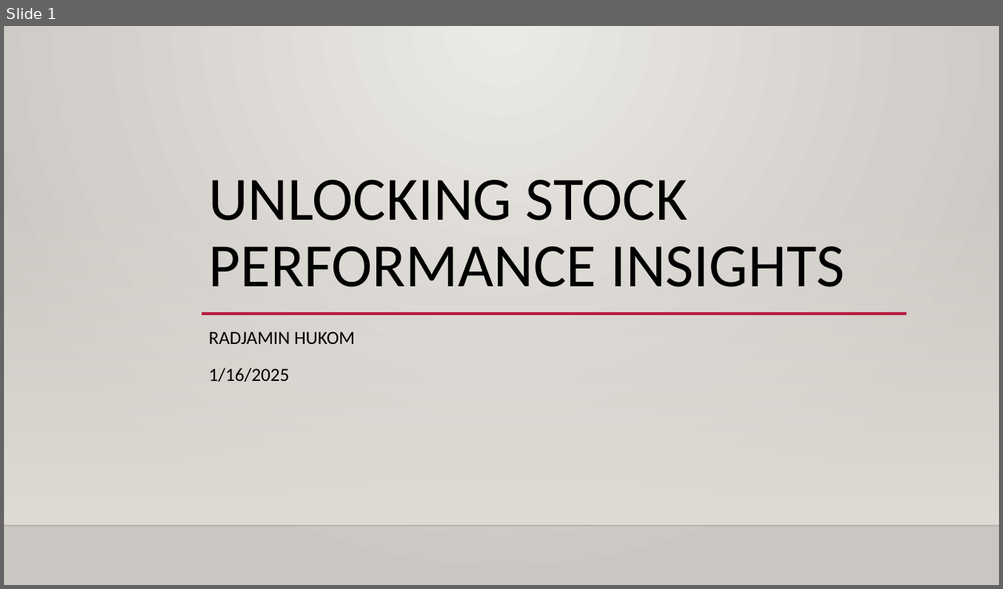
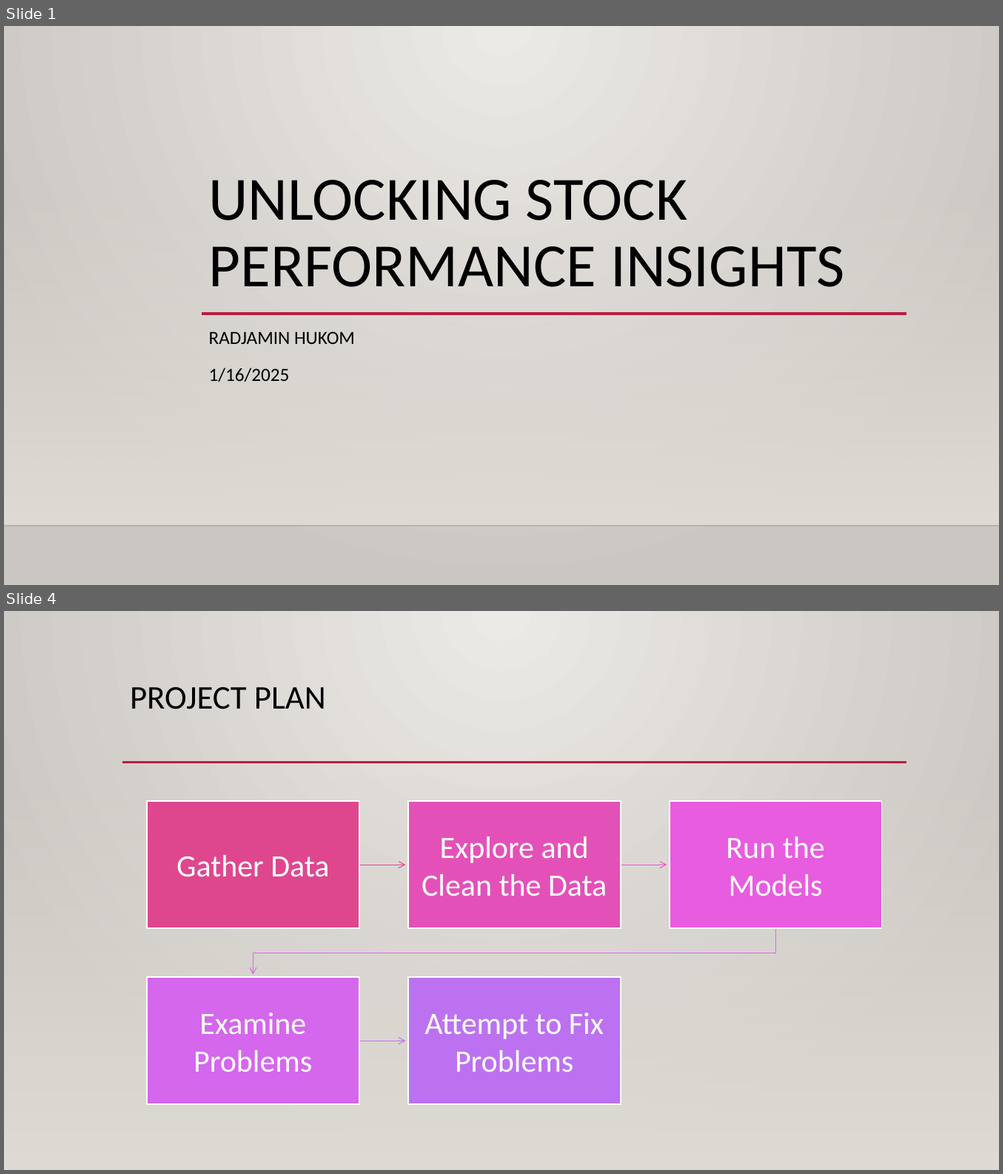
Before and after one commit to Iingxaki/Key-Financial-Indicators-Stock-Forecasting-DS450, a slide deck: Unlocking Stock Performance Insights.pptx. Shown one above the other, each under a label of ours: slide 1 before the commit, slides 1 and 4 after it; the slides between them are not shown. The pictures are 1003x589 and 1003x1174 pixels, drawn with LibreOffice and Linux fonts; fonts in the diff are those of the drawing; background and template pictures are left out. Boxes give left, top, right and bottom in pixels: in the first picture for what was removed or moved away, otherwise in the second. Text is boxed around its words. In the diff, an @@ line names an element or a change of style, - is before the commit and + after.

```diff
--- a/Unlocking Stock Performance Insights.pptx
+++ b/Unlocking Stock Performance Insights.pptx
@@ slide 4 added at (4, 611, 999, 1170), background gradient #ECEAE7 to #CAC7C1; not listed: 2 template elements that a slide beside it also shows @@
@@ rectangle added at (4, 611, 999, 1170), fill gradient #ECEAE7 to #CAC7C1 @@
@@ title added at (130, 687, 326, 709), 32 pt, text #000000 @@
+PROJECT PLAN
@@ line added from (122, 762) to (907, 762), #B71E42 2.5 pt @@
@@ line added from (122, 763) to (906, 763), #B71E42 2.5 pt @@
@@ rectangle added at (4, 776, 999, 1170), fill gradient #DFDBD5 @@
@@ group added at (147, 801, 882, 1105): 5 rectangles, 5 texts, 4 freeform shapes @@
+Gather Data
+Explore and Clean the Data
+Run the Models
+Examine Problems
+Attempt to Fix Problems
```
Also in this commit, not shown: 3 slides changed, 15 other slides added, 2 slides removed.
